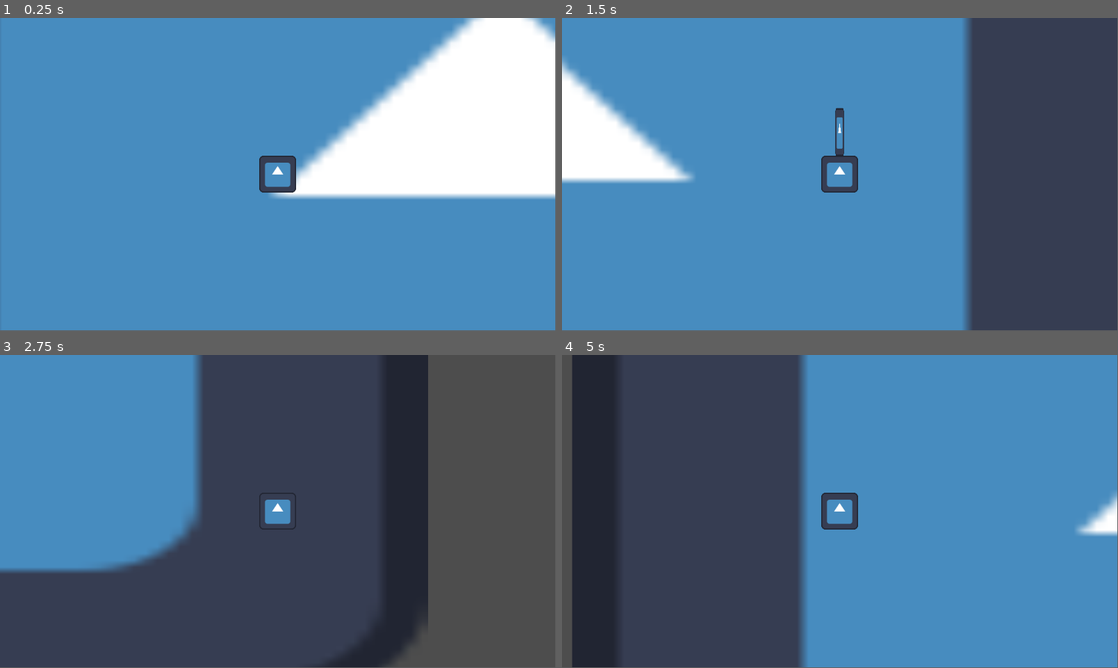
Above: before the commit, frames 1-4 (two rows, left to right).
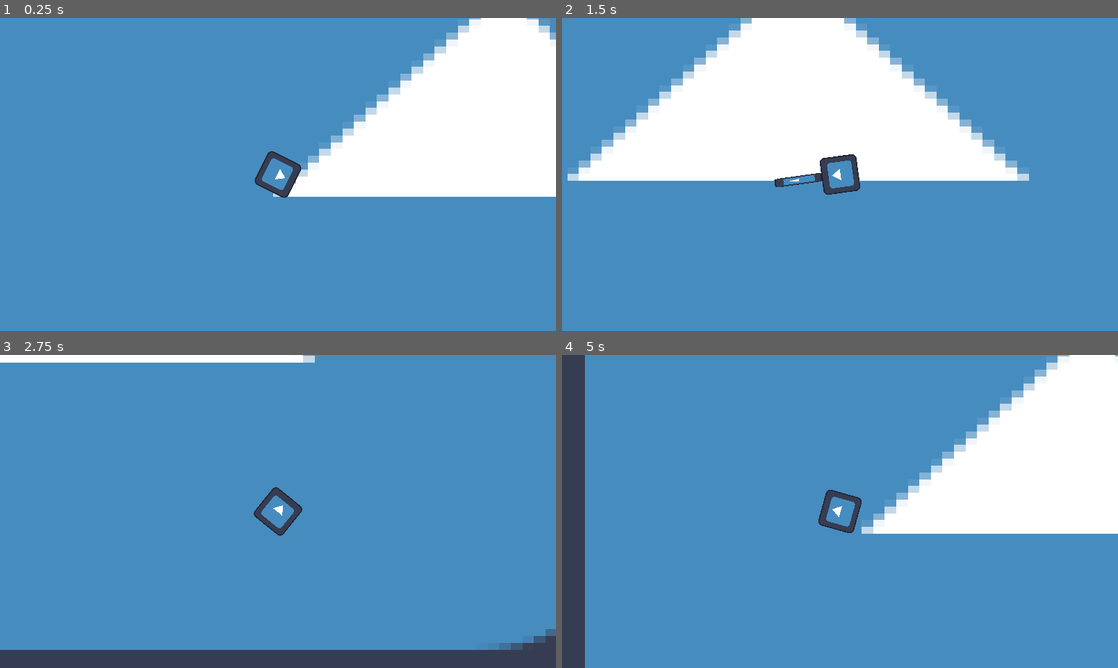
Above: after the commit, the same moments.

Repository: bigmonmulgrew/GodotJam70
Game: Godot game, scene res://Scenes/DELETEME.tscn
The game is run twice, just before and just after one commit, with the same random seed, the same clock (stepped at 60 frames per second) and the same inputs. Before the commit the project has no main scene; this scene is started directly in both runs. The engine's default icon, where the game draws it, is replaced by a stand-in: a white triangle on a blue panel in a dark square.
Inputs (mouse positions are in pixels of both pictures, inside the frame that each line leads up to):
- Up to frame 1 (0.25 s): no input
- Up to frame 2 (1.5 s): tap Enter at 0.5 s; move the mouse to (962, 158) at 0.52 s; hold D (move_right) 0.53-1.28 s; tap Shift (defensive_action) at 0.6 s; move the mouse to (728, 190) at 1.27 s; hold S (move_down) from 1.28 s (still down); click (728, 190) at 1.35 s
- Up to frame 3 (2.75 s): move the mouse to (333, 442) at 2.02 s; release S (move_down) at 2.03 s; hold D (move_right) from 2.03 s (still down); tap Shift (defensive_action) at 2.1 s
- Up to frame 4 (5 s): move the mouse to (812, 574) at 2.77 s; release D (move_right) at 2.78 s; hold W (move_up) 2.78-3.53 s; click (812, 574) at 2.85 s; move the mouse to (1006, 558) at 3.52 s; hold A (move_left) from 3.53 s (still down); tap Shift (defensive_action) at 3.6 s; move the mouse to (673, 464) at 4.27 s; click (673, 464) at 4.35 s
In our replay, the window is 799x449 before the commit and 800x450 after it. These sizes can differ from the game's own. Grey fills any space a smaller window leaves; there, only what the larger window draws over its background counts as a difference.

The runs differ from the first frame. In frame 1, 2.4% of the frame differs, in the area x 45-100%, y 0-58%; in frame 2, 54%; in frame 3, 72%, in the area x 0-100%, y 0-100%; in frame 4, 58%.

Commit message:
Added camera and mouse follow

Diff:
--- a/Scenes/Character/character.tscn
+++ b/Scenes/Character/character.tscn
@@ -15,6 +15,7 @@
 script = ExtResource("1_dxghx")
 
 [node name="Sprite2D" type="Sprite2D" parent="."]
+rotation = 1.5708
 scale = Vector2(0.2, 0.2)
 texture = ExtResource("2_f665s")
 
@@ -26,10 +27,13 @@
 health = 50
 
 [node name="UserMovementComponent" parent="." instance=ExtResource("3_i4ace")]
+max_speed = 200.0
 
 [node name="DashComponent" parent="." instance=ExtResource("5_36v8t")]
+dash_amount = 3000.0
 
 [node name="Camera2D" type="Camera2D" parent="."]
 zoom = Vector2(3, 3)
 
 [node name="SwordSwipe" parent="." instance=ExtResource("6_iqirn")]
+rotation = 1.5708
--- a/Scenes/Components/Attacks/sword_swipe.tscn
+++ b/Scenes/Components/Attacks/sword_swipe.tscn
@@ -138,3 +138,5 @@
 position = Vector2(0, -17)
 shape = SubResource("RectangleShape2D_qnkku")
 disabled = true
+
+[connection signal="body_entered" from="Area2D" to="." method="_on_area_2d_body_entered"]
--- a/Scripts/Character/Character.gd
+++ b/Scripts/Character/Character.gd
@@ -2,4 +2,5 @@
 
 
 func _physics_process(delta):
+	look_at(get_global_mouse_position())
 	move_and_slide()
--- a/Scripts/Components/Attacks/sword_swipe.gd
+++ b/Scripts/Components/Attacks/sword_swipe.gd
@@ -10,3 +10,7 @@
 
 func _attack():
 	anim_player.play("sword_attack")
+
+
+func _on_area_2d_body_entered(body):
+	pass #TODO: Add enemy collision logic
--- a/project.godot
+++ b/project.godot
@@ -11,11 +11,13 @@
 [application]
 
 config/name="Godot Jam 70"
+run/main_scene="res://Scenes/DELETEME.tscn"
 config/features=PackedStringArray("4.2", "Forward Plus")
 config/icon="res://icon.svg"
 
 [display]
 
+window/stretch/mode="canvas_items"
 window/vsync/vsync_mode=0
 
 [dotnet]
@@ -54,3 +56,7 @@
 "events": [Object(InputEventMouseButton,"resource_local_to_scene":false,"resource_name":"","device":-1,"window_id":0,"a …(258 unchanged characters)…
 ]
 }
+
+[rendering]
+
+textures/canvas_textures/default_texture_filter=0
